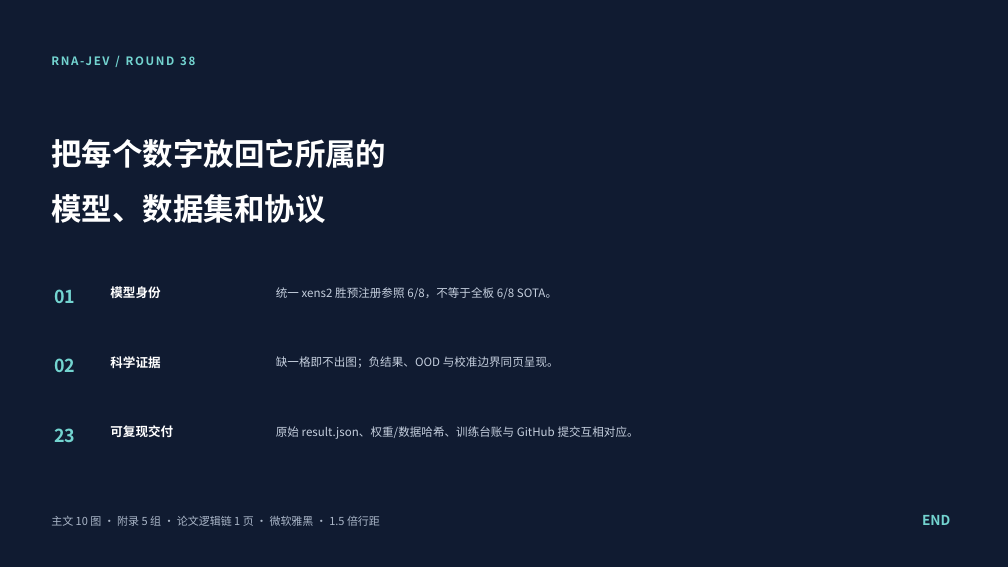
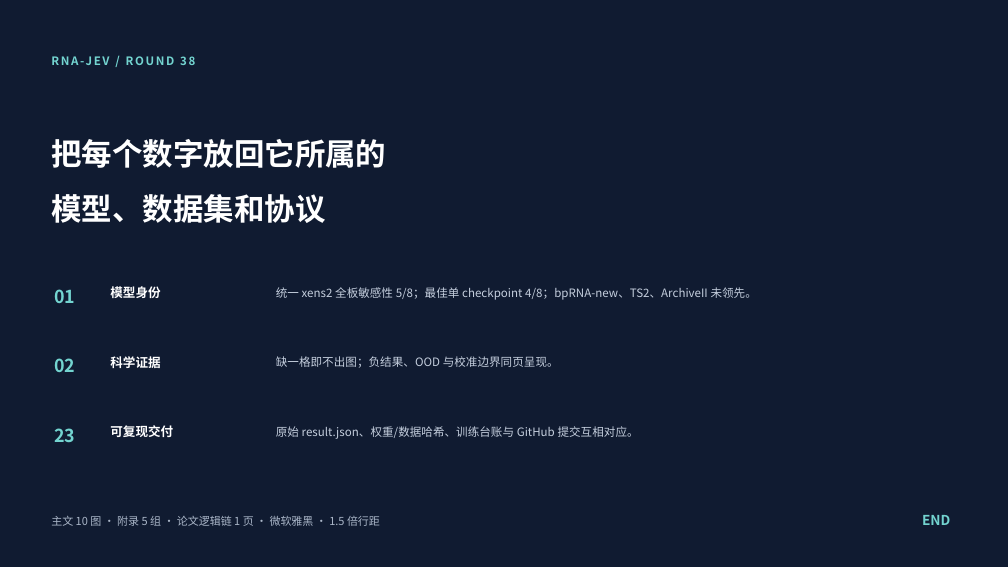
Before and after one commit to Cunyu-Liu/JEPA-mRNA, a slide deck: slide 23 of RNA-JEV_论文逻辑重构_20261031_导师讨论_round38.pptx. Drawn at 1008x567 pixels with LibreOffice and Linux fonts; fonts in the diff are those of the drawing. Boxes give left, top, right and bottom in pixels: in the first picture for what was removed or moved away, otherwise in the second. Text is boxed around its words. In the diff, an @@ line names an element or a change of style, - is before the commit and + after.

Commit message:
Start round39 clean benchmark and xens2 handoff

```diff
--- a/RNA-JEV_论文逻辑重构_20261031_导师讨论_round38.pptx
+++ b/RNA-JEV_论文逻辑重构_20261031_导师讨论_round38.pptx
@@ text at box(276, 287, 757, 300): text changed @@
-统一 xens2 胜预注册参照 6/8，不等于全板 6/8 SOTA。
+统一 xens2 全板敏感性 5/8；最佳单 checkpoint 4/8；bpRNA-new、TS2、ArchiveII 未领先。
```
Also in this commit, not shown: 3 other slides changed, 21 other files.
